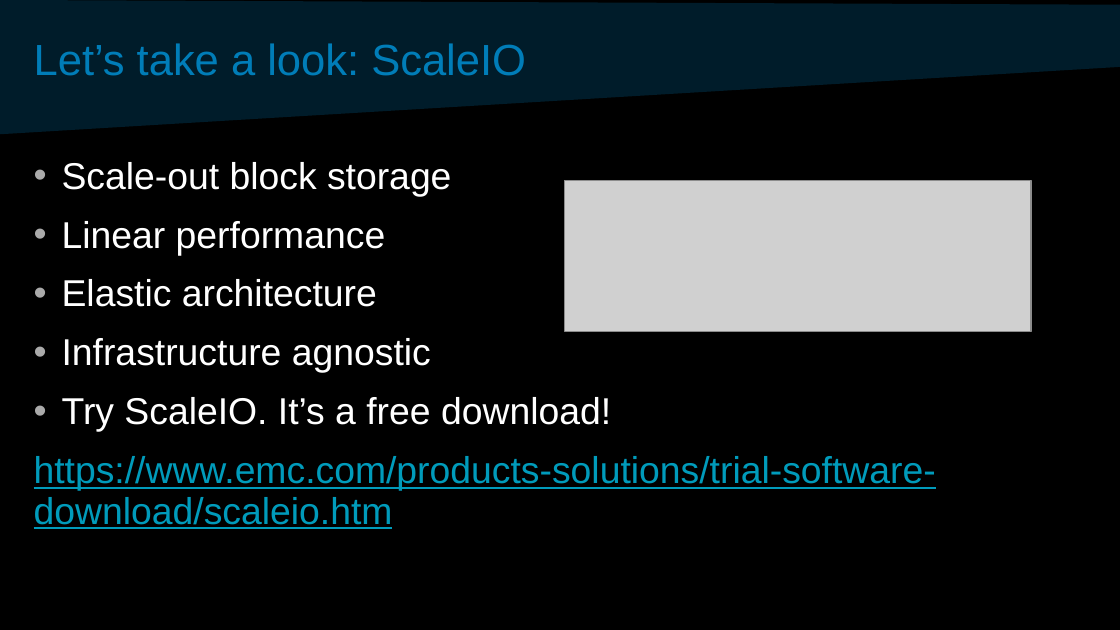
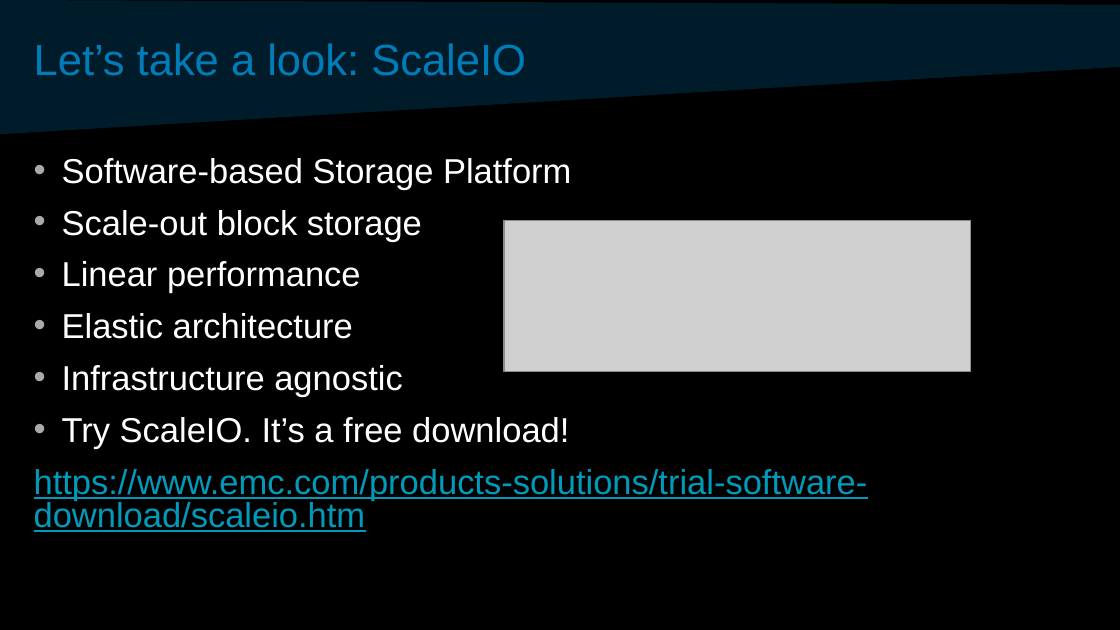
Before and after one commit to davidvonthenen/proposals, a slide deck: slide 18 of 2017_SCALE15/SCaLE-ConSchedAndSDSChangeCloud.pptx (slide 17 before the commit). Drawn at 1120x630 pixels with LibreOffice and Linux fonts; fonts in the diff are those of the drawing; grey boxes stand for pictures; background and template pictures are left out. Boxes give left, top, right and bottom in pixels: in the first picture for what was removed or moved away, otherwise in the second. Text is boxed around its words. In the diff, an @@ line names an element or a change of style, - is before the commit and + after.

```diff
--- a/2017_SCALE15/SCaLE-ConSchedAndSDSChangeCloud.pptx
+++ b/2017_SCALE15/SCaLE-ConSchedAndSDSChangeCloud.pptx
@@ text at (62, 158, 571, 190): paragraph added @@
+• Software-based Storage Platform
@@ text at (34, 210, 868, 532): size 24 to 22.2 pt in "Scale-out block storage", "Linear performance", "Elastic architecture", "Infrastructure agnostic" and 2 more places; line spacing 0.9 to 0.8 @@
@@ picture: place and size @@
-picture at (564, 180, 1032, 332)
+picture at (504, 221, 971, 372)
```
Also in this commit, not shown: 1 other slide changed, 1 slide added, 7 other files.
